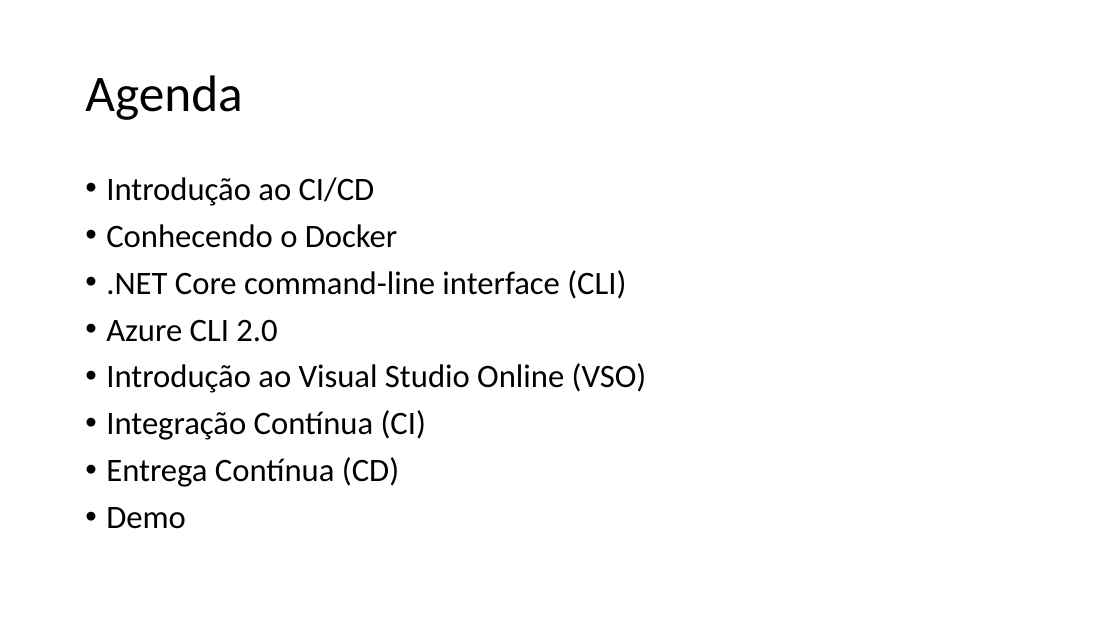
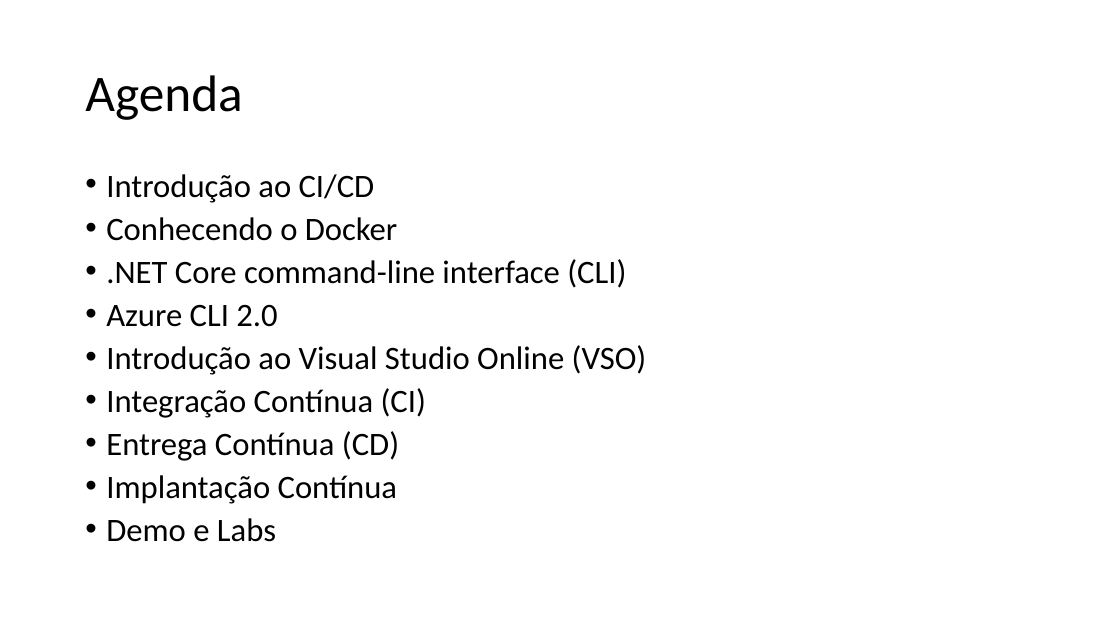
Before and after one commit to ivanpaulovich/azure-bootcamp, a slide deck: slide 2 of presentation/Utilize o VSO e publique imagens Docker.pptx. Drawn at 1120x630 pixels with LibreOffice and Linux fonts; fonts in the diff are those of the drawing. Boxes give left, top, right and bottom in pixels: in the first picture for what was removed or moved away, otherwise in the second. Text is boxed around its words. In the diff, an @@ line names an element or a change of style, - is before the commit and + after.

```diff
--- a/presentation/Utilize o VSO e publique imagens Docker.pptx
+++ b/presentation/Utilize o VSO e publique imagens Docker.pptx
@@ text at (x1=106, y1=174, x2=647, y2=461): line spacing 0.9 to 0.8 @@
@@ text at (x1=106, y1=475, x2=398, y2=542): text changed @@
-• Demo
+• Implantação Contínua
+• Demo e Labs
```
Also in this commit, not shown: 3 other slides changed, 1 slide added, 1 slide removed, 3 other files.
